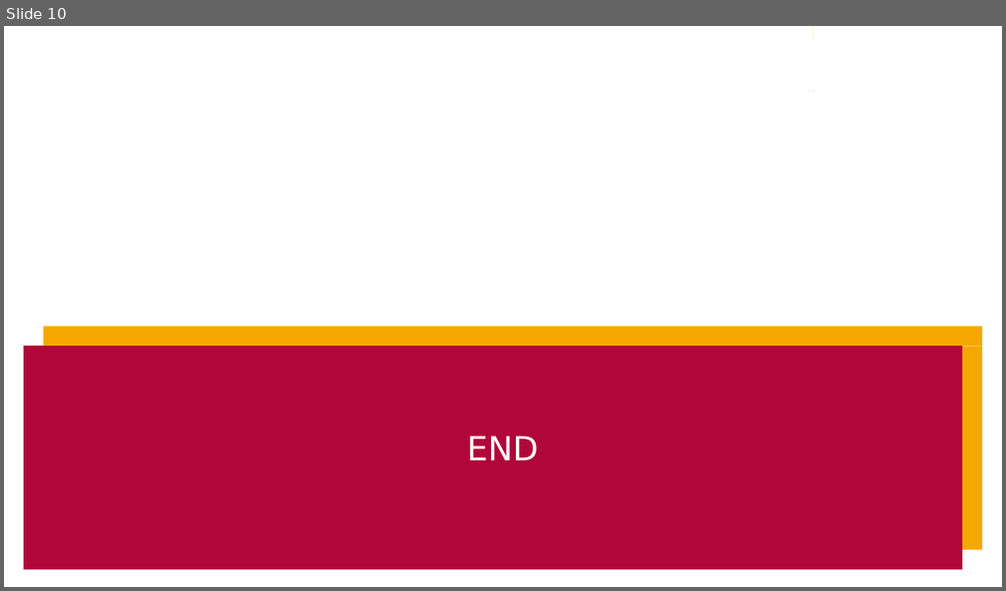
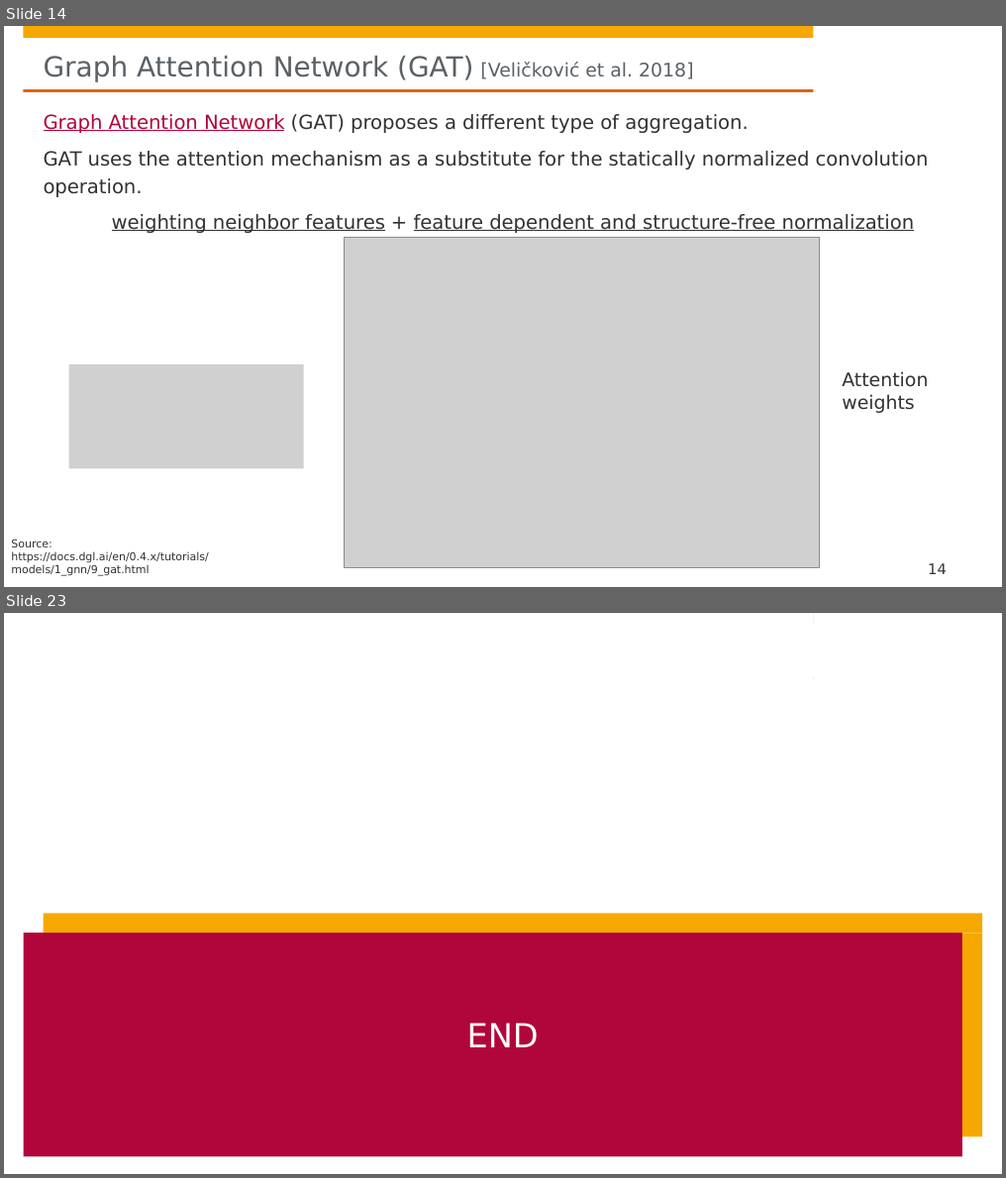
Before and after one commit to hpi-sam/GNN-Course-2020, a slide deck: 8. Graph Attention Networks.pptx. Shown one above the other, each under a label of ours: slide 10 before the commit, slides 14 and 23 after it; the slides between them are not shown. The pictures are 1006x591 and 1006x1178 pixels, drawn with LibreOffice and Linux fonts; fonts in the diff are those of the drawing; grey boxes stand for pictures; background and template pictures are left out. Boxes give left, top, right and bottom in pixels: in the first picture for what was removed or moved away, otherwise in the second. Text is boxed around its words. In the diff, an @@ line names an element or a change of style, - is before the commit and + after.

```diff
--- a/8. Graph Attention Networks.pptx
+++ b/8. Graph Attention Networks.pptx
@@ slide 14 added at bbox=[4, 26, 1002, 587], background #FFFFFF; not listed: 4 template elements that a slide beside it also shows @@
@@ title added at bbox=[44, 56, 693, 82], 26.7 pt, text #5A6166 @@
+Graph Attention Network (GAT) [Veličković et al. 2018]
@@ text added at bbox=[44, 114, 929, 233], 18.7 pt, text #323232 @@
+Graph Attention Network (GAT) proposes a different type of aggregation.
+GAT uses the attention mechanism as a substitute for the statically normalized convolution operation.
+weighting neighbor features + feature dependent and structure-free normalization
@@ picture added at bbox=[344, 237, 820, 568] @@
@@ picture added at bbox=[69, 365, 304, 470] @@
@@ text added at bbox=[842, 372, 928, 413], 18 pt, text #323232 @@
+Attention weights
@@ text added at bbox=[11, 540, 208, 576], 10.5 pt, text #323232 @@
+Source: https://docs.dgl.ai/en/0.4.x/tutorials/models/1_gnn/9_gat.html
@@ page number added at bbox=[928, 564, 946, 574], 14 pt, text #323232 @@
+14
@@ what was slide 10 is now slide 23 @@
```
Also in this commit, not shown: 4 slides changed, 16 other slides added, 3 slides removed.
